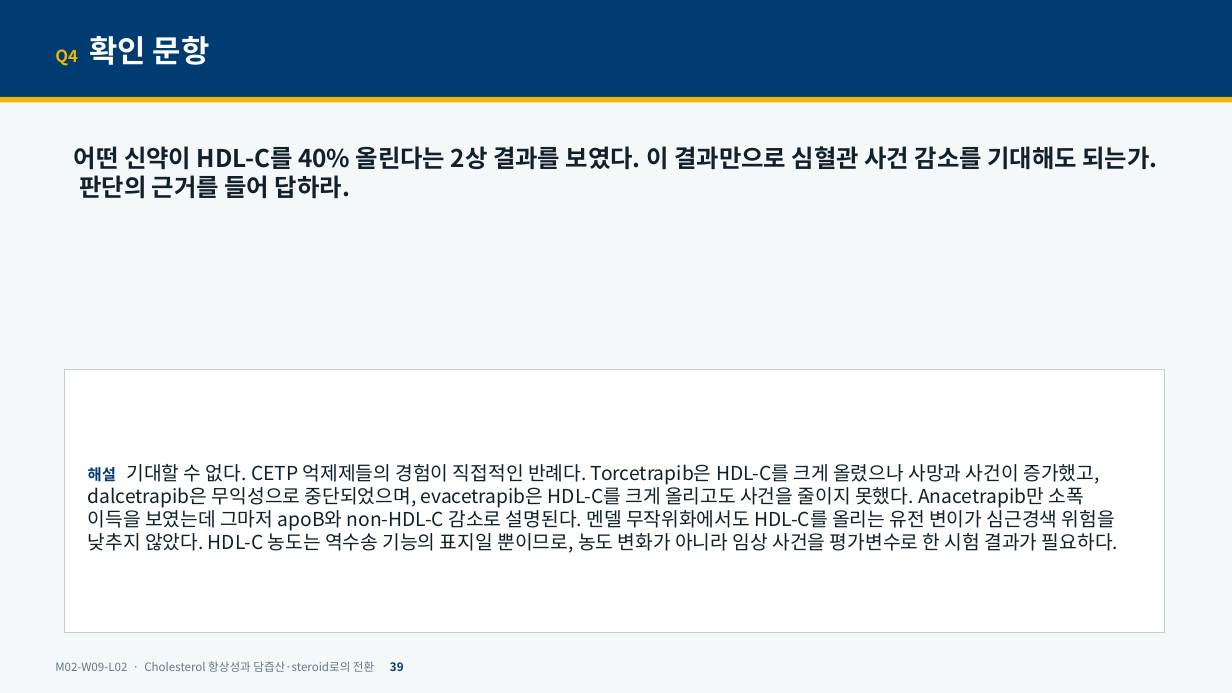
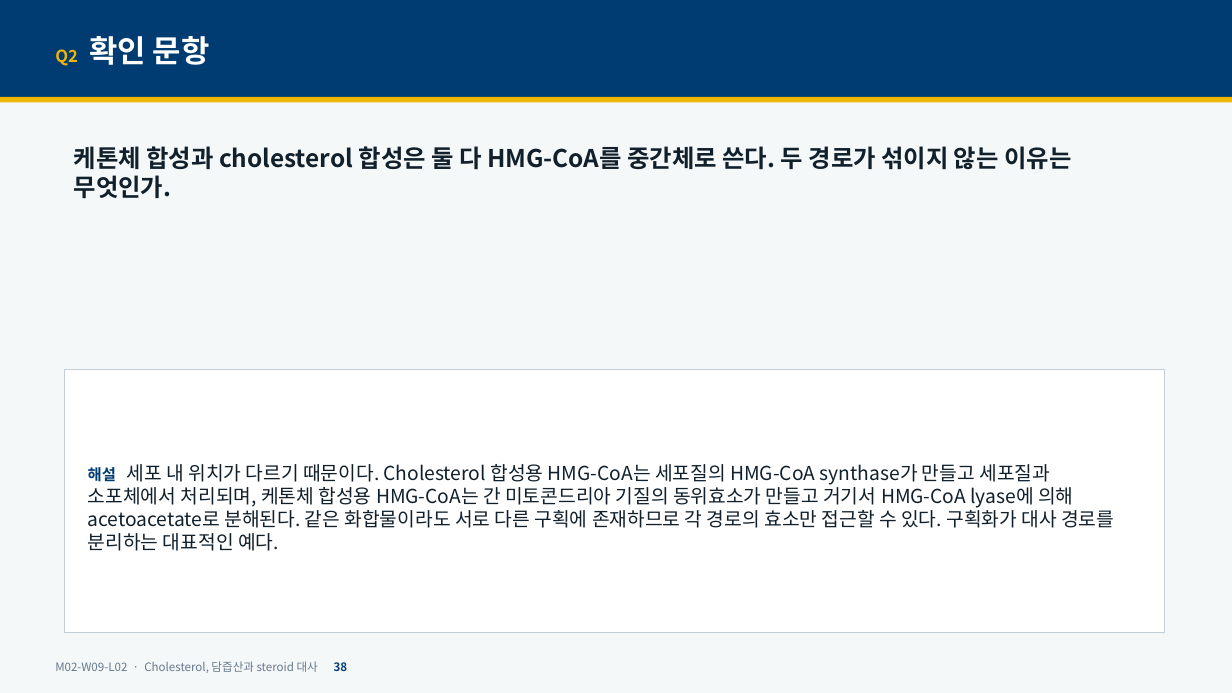
Before and after one commit to hoperiasd2/hoperiasd2.github.io, a slide deck: slide 38 of curriculum/M02/W09/L02/slides.pptx (slide 39 before the commit). Drawn at 1232x693 pixels with LibreOffice and Linux fonts; fonts in the diff are those of the drawing. Boxes give left, top, right and bottom in pixels: in the first picture for what was removed or moved away, otherwise in the second. Text is boxed around its words. In the diff, an @@ line names an element or a change of style, - is before the commit and + after.

```diff
--- a/curriculum/M02/W09/L02/slides.pptx
+++ b/curriculum/M02/W09/L02/slides.pptx
@@ text at (55, 36, 210, 66): text changed @@
-Q4 확인 문항
+Q2 확인 문항
@@ text at (74, 146, 1071, 198): text changed @@
-어떤 신약이 HDL-C를 40% 올린다는 2상 결과를 보였다. 이 결과만으로 심혈관 사건 감소를 기대해도 되는가. 판단의 근거를 들어 답하라.
+케톤체 합성과 cholesterol 합성은 둘 다 HMG-CoA를 중간체로 쓴다. 두 경로가 섞이지 않는 이유는 무엇인가.
@@ text in rectangle at (88, 464, 1114, 551): text changed @@
-해설 기대할 수 없다. CETP 억제제들의 경험이 직접적인 반례다. Torcetrapib은 HDL-C를 크게 올렸으나 사망과 사건이 증가했고, dalcetrapib은 무익성으로 중단되었으며, evacetrapib은 HDL-C를 크게 올리고도 사건을 줄이지 못했다. Anacetrapib만 소폭 이득을 보였는데 그마저 apoB와 non-HDL-C 감소로 설명된다. 멘델 무작위화에서도 HDL-C를 올리는 유전 변이가 심근경색 위험을 낮추지 않았다. HDL-C 농도는 역수송 기능의 표지일 뿐이므로, 농도 변화가 아니라 임상 사건을 평가변수로 한 시험 결과가 필요하다.
+해설 세포 내 위치가 다르기 때문이다. Cholesterol 합성용 HMG-CoA는 세포질의 HMG-CoA synthase가 만들고 세포질과 소포체에서 처리되며, 케톤체 합성용 HMG-CoA는 간 미토콘드리아 기질의 동위효소가 만들고 거기서 HMG-CoA lyase에 의해 acetoacetate로 분해된다. 같은 화합물이라도 서로 다른 구획에 존재하므로 각 경로의 효소만 접근할 수 있다. 구획화가 대사 경로를 분리하는 대표적인 예다.
@@ text at (55, 661, 348, 673): text changed @@
-M02-W09-L02 · Cholesterol 항상성과 담즙산·steroid로의 전환 39
+M02-W09-L02 · Cholesterol, 담즙산과 steroid 대사 38
```
Also in this commit, not shown: 32 other slides changed, 11 slides added, 10 slides removed, 10 other files.
